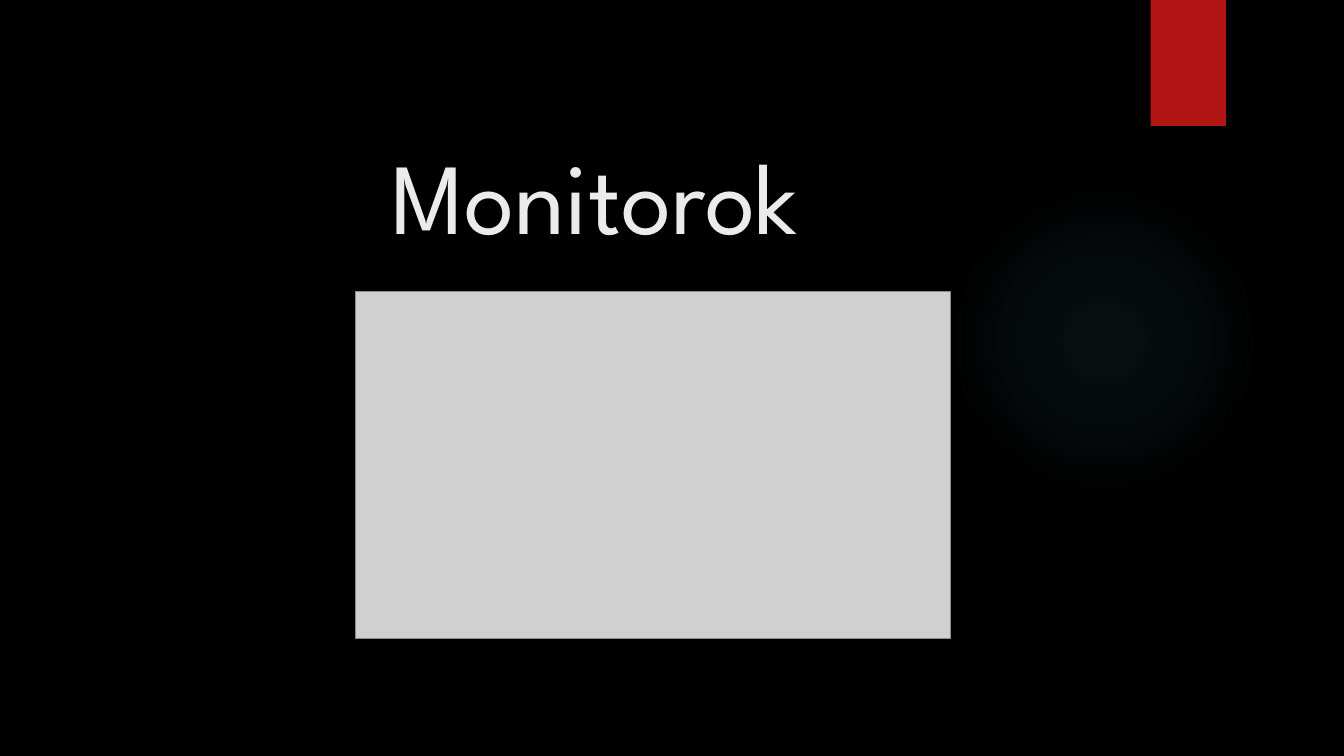
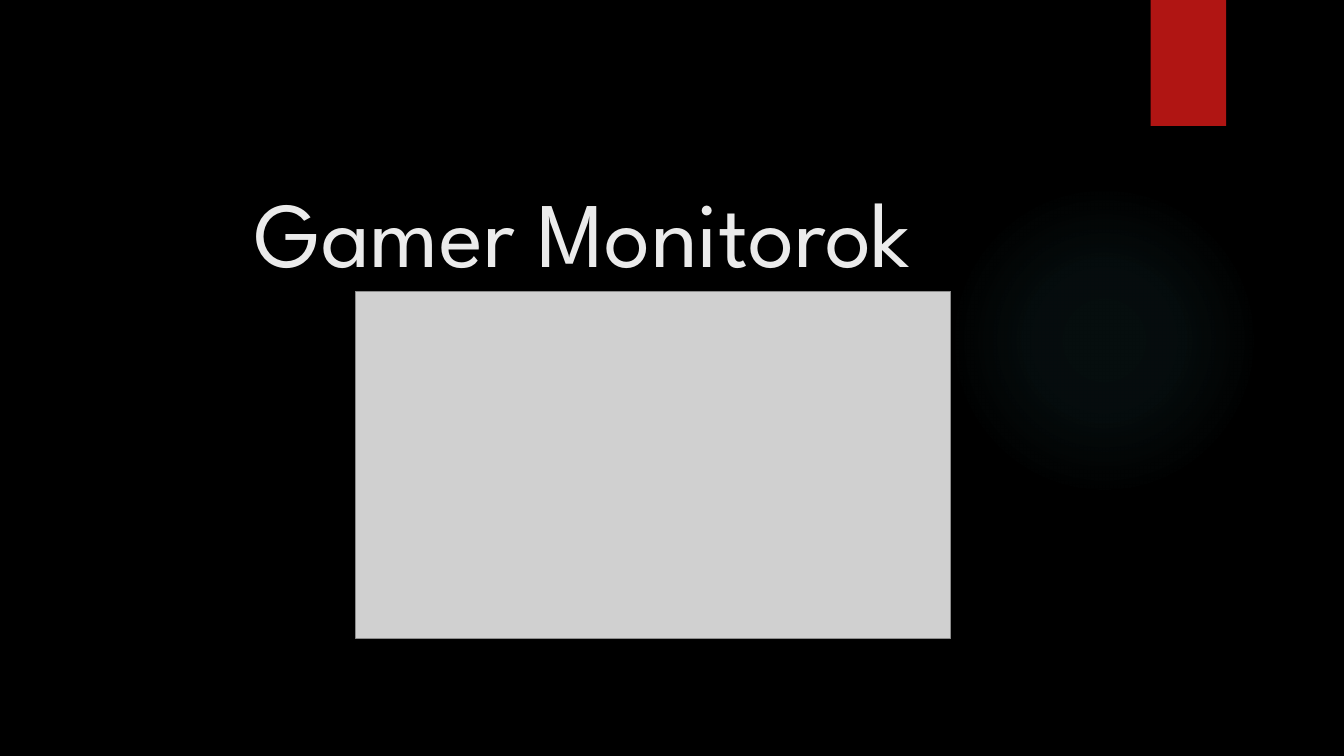
Before and after one commit to peterdaviid/pptkeszites2, a slide deck: slide 1 of Monitorok.pptx. Drawn at 1344x756 pixels with LibreOffice and Linux fonts; fonts in the diff are those of the drawing; grey boxes stand for pictures; background and template pictures are left out. Boxes give left, top, right and bottom in pixels: in the first picture for what was removed or moved away, otherwise in the second. Text is boxed around its words. In the diff, an @@ line names an element or a change of style, - is before the commit and + after.

```diff
--- a/Monitorok.pptx
+++ b/Monitorok.pptx
@@ title at (x1=255, y1=203, x2=911, y2=295): text changed; size 72 to 66 pt @@
-Monitorok
+Gamer Monitorok
```
Also in this commit, not shown: 2 other slides changed, 5 slides added, 4 slides removed.
